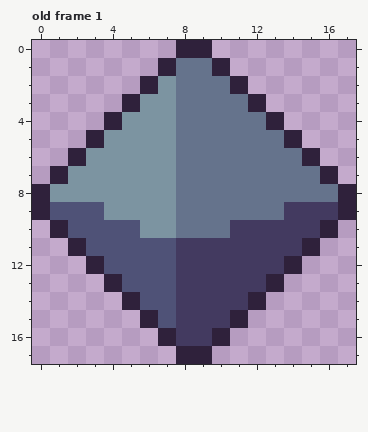
Pixel-art file: Assets/Sprites/d8.aseprite. Above: the version before the commit.
18x18 pixels, 1 frame. Shown: old frame 1. The commit also changed other frames, which this record leaves out.
Now the later version:
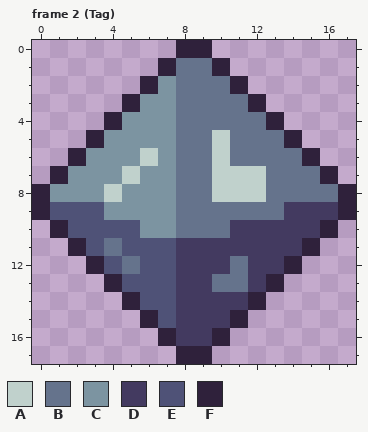
Palette (. is transparent): A #c0d1cc  B #65738c  C #7c94a1  D #433a60  E #4f5277  F #2f213b
A new or re-ordered frame is compared with the old frame closest to it.
Changes in this commit:
frames 1 -> 5
Changed rows in their new state; - is an unchanged pixel.
Frame 2 (Tag) is new; against old frame 1:
first column x 4:
 5 ------A--
 6 --A---A--
 7 -A----AAA
 8 A-----AAA
11 B--------
12 -B-----B-
13 ------BB-
